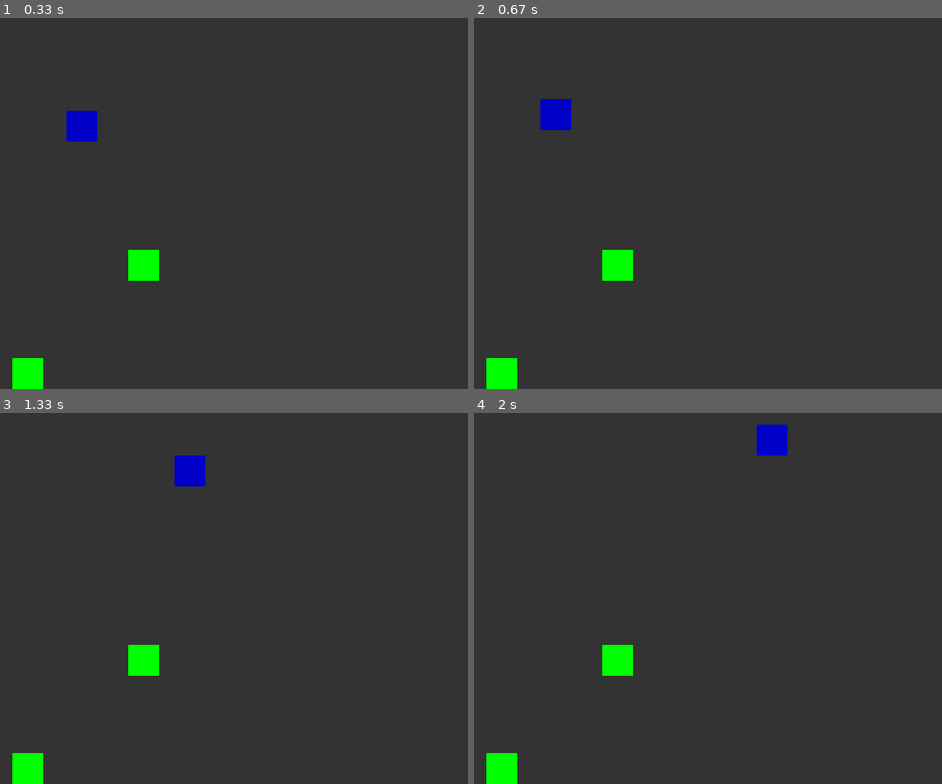
Above: before the commit, frames 1-4 (two rows, left to right).
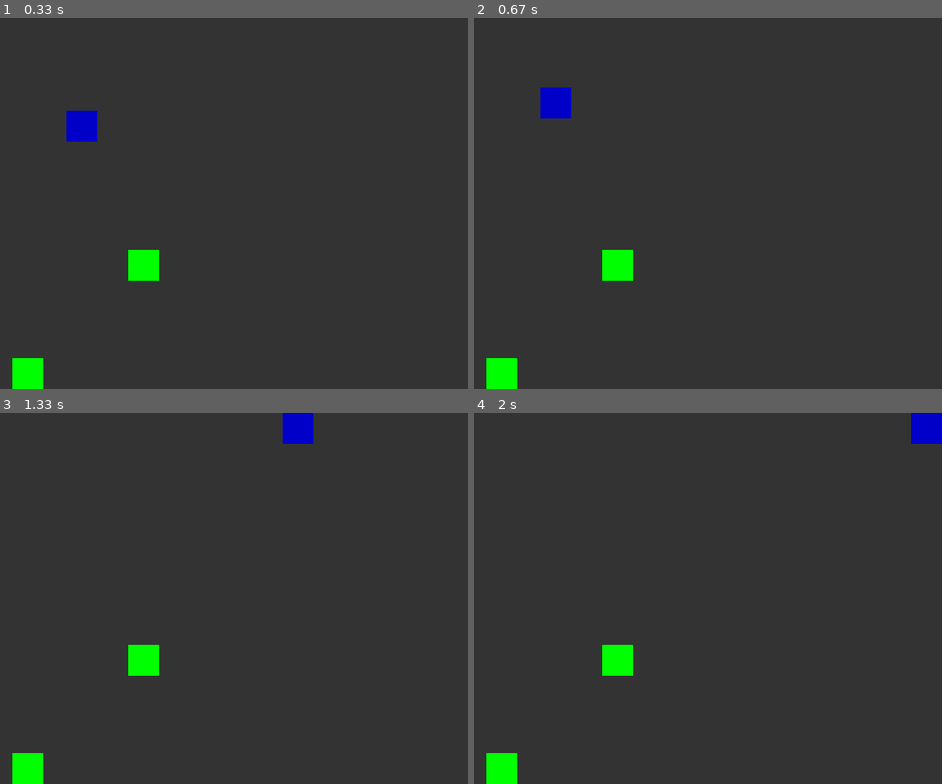
Above: after the commit, the same moments.

Repository: Lapikud/Pygame
Game: pygame game, started from main.py
Two runs of this game, one before a commit and one after it. Both use one fixed random seed, a clock stepped at 60 frames per second and the inputs below.
Inputs:
- Up to frame 1 (0.33 s): no input
- Up to frame 2 (0.67 s): tap W at 0.33 s
- Up to frame 3 (1.33 s): hold Right 0.67-1.13 s; hold Up from 1.17 s (still down)
- Up to frame 4 (2 s): release Up at 1.47 s; hold Right 1.5-1.97 s

Frame 1 is identical in both runs. In frame 2, 0.4% of the frame differs, in the area x 14-21%, y 18-31%; in frame 3, 1.1%, in the area x 37-67%, y 0-20%; in frame 4, 1.1%.

Commit message:
Collision detect works

Diff:
--- a/main.py
+++ b/main.py
@@ -37,6 +37,7 @@
         for game_object in self.objects:
             if self.character.detect_collision(game_object):
                 print("Collision with object at ", game_object.x, game_object.y)
+        self.character.move(self.window.get_width(), self.window.get_height())
 
     def render(self):
         self.character.move(self.window.get_width(), self.window.get_height())
